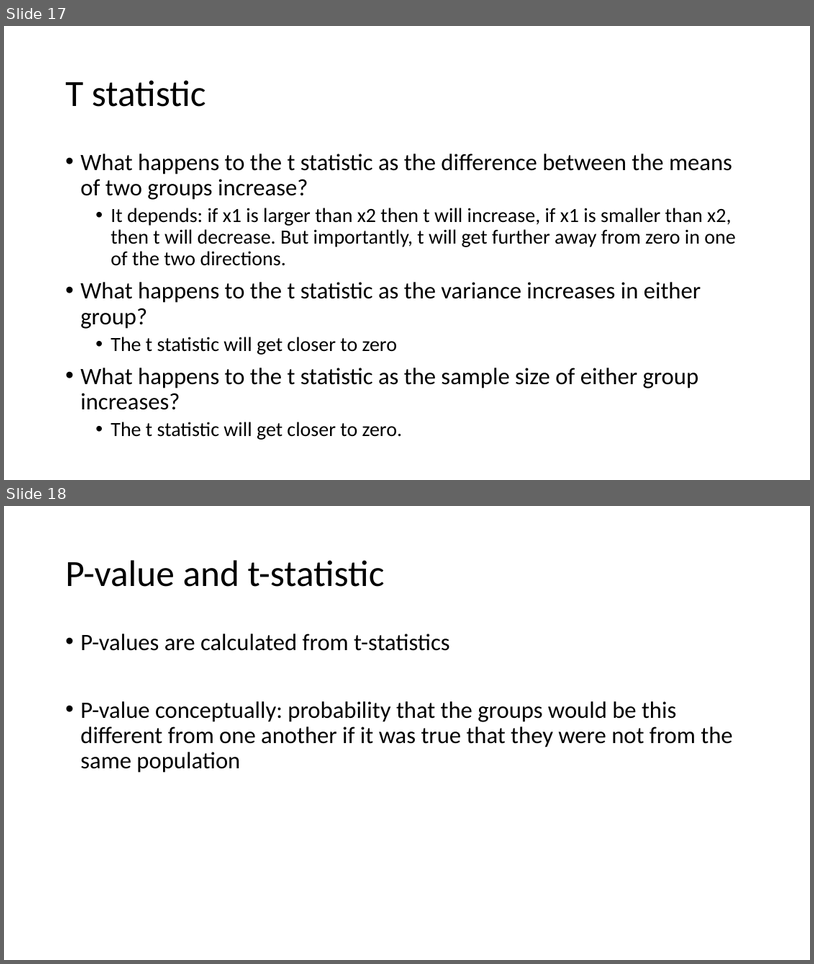
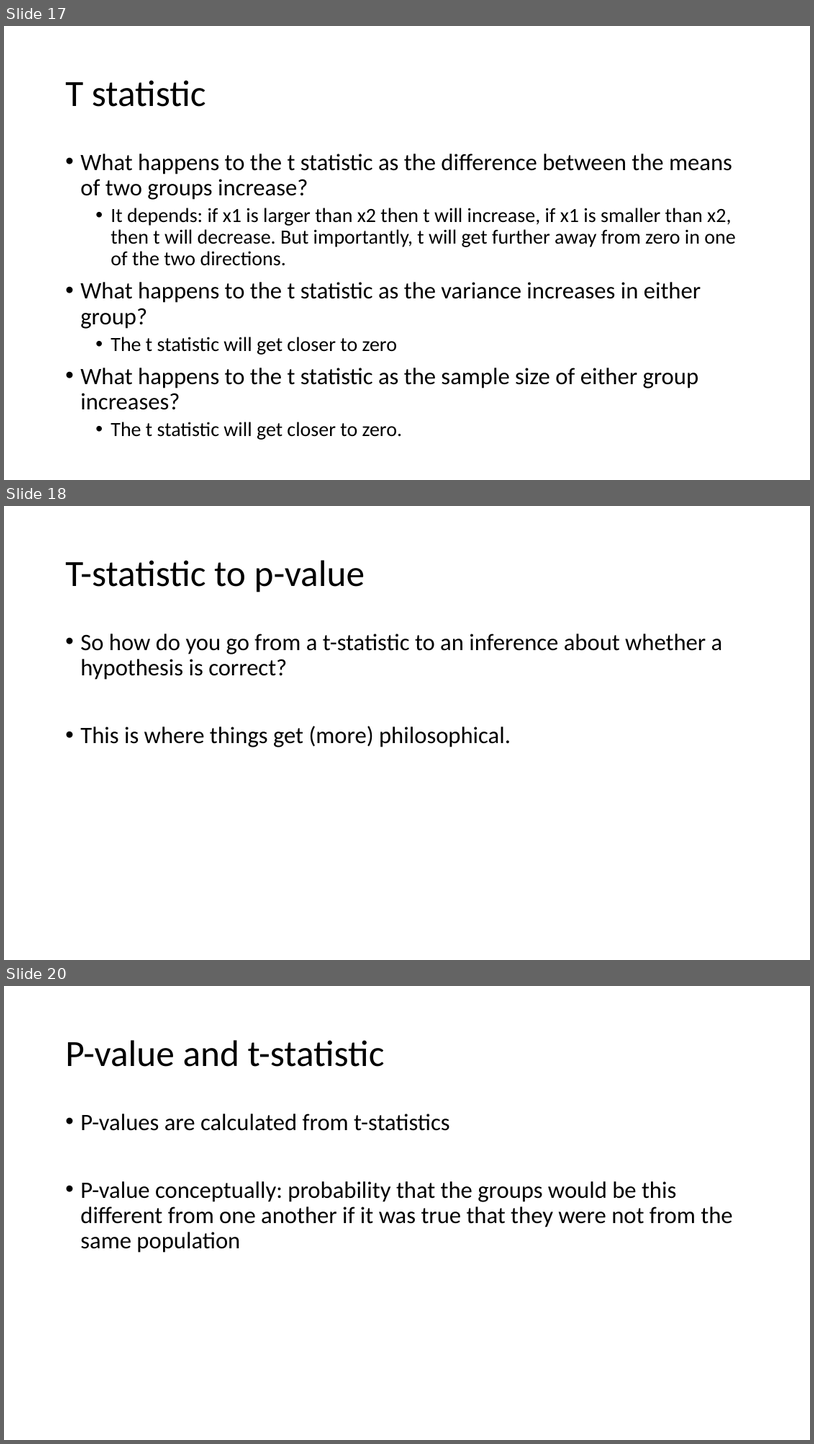
Before and after one commit to ajrtallman/StatisticsinLinguistics_FSU_2023_2024, a slide deck: 02_slides/Statistics for Linguists 2023 11 15.pptx. Shown one above the other, each under a label of ours: slides 17 and 18 before the commit, slides 17, 18 and 20 after it; the slides between them are not shown. The pictures are 814x964 and 814x1444 pixels, drawn with LibreOffice and Linux fonts; fonts in the diff are those of the drawing. Boxes give left, top, right and bottom in pixels: in the first picture for what was removed or moved away, otherwise in the second. Text is boxed around its words. In the diff, an @@ line names an element or a change of style, - is before the commit and + after.

Commit message:
slides

```diff
--- a/02_slides/Statistics for Linguists 2023 11 15.pptx
+++ b/02_slides/Statistics for Linguists 2023 11 15.pptx
@@ slide 18 added at box(4, 506, 810, 960), background #FFFFFF @@
@@ title added at box(65, 560, 365, 592), 44 pt, text #000000 @@
+T-statistic to p-value
@@ text added at box(80, 633, 723, 747), 28 pt, text #000000 @@
+• So how do you go from a t-statistic to an inference about whether a hypothesis is correct?
+• This is where things get (more) philosophical.
@@ what was slide 18 is now slide 20 @@
```
Also in this commit, not shown: 1 other slide added, 1 other file.
